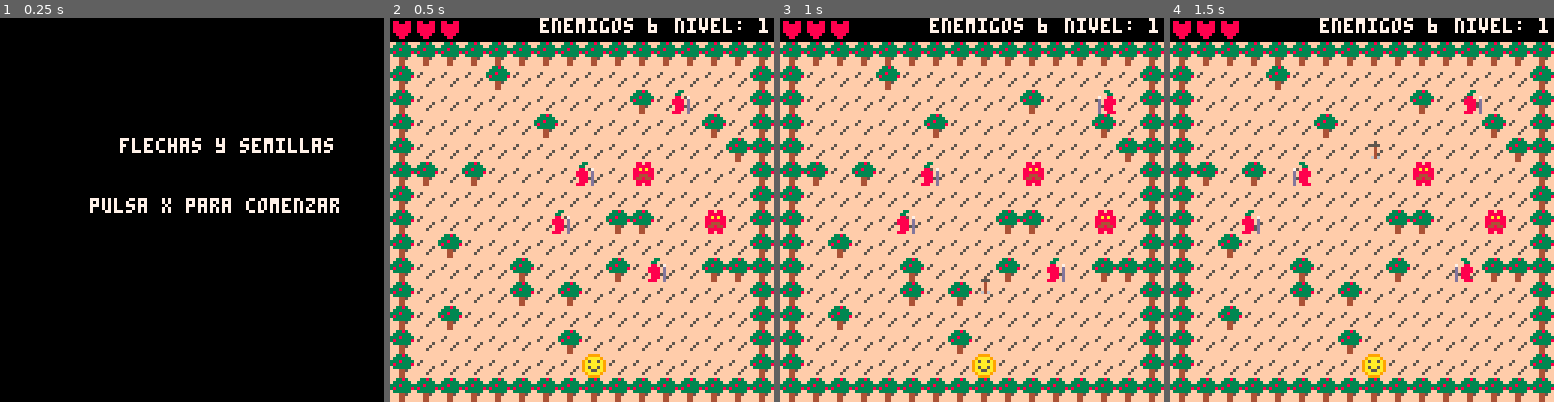
Above: before the commit, frames 1-4 (left to right).
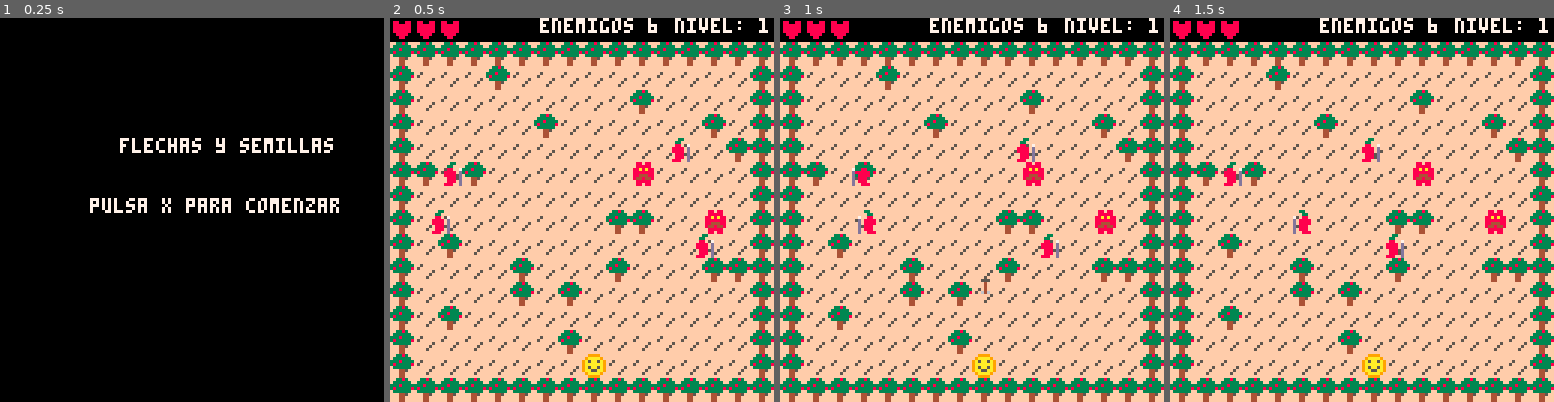
Above: after the commit, the same moments.

Repository: RodrigoS724/trees_archers
Game: PICO-8 cartridge demo.p8
The game is run twice, just before and just after one commit, with the same random seed, the same clock (stepped at 60 frames per second) and the same inputs.
Inputs:
- Up to frame 1 (0.25 s): no input
- Up to frame 2 (0.5 s): tap X (X key) at 0.33 s
- Up to frame 3 (1 s): tap O (Z key) at 0.7 s
- Up to frame 4 (1.5 s): tap X (X key) at 1.07 s

Frame 1 is identical in both runs. In frame 2, 1.5% of the frame differs, in the area x 10-85%, y 18-69%; in frame 3, 1.4%; in frame 4, 1.5%, in the area x 14-82%, y 18-69%.

Commit message:
FIX generacion enemigos

Diff:
--- a/demo.p8
+++ b/demo.p8
@@ -160,20 +160,14 @@
     local x_aleatorio, y_aleatorio
     local intentos = 0
     local max_intentos = 100
-    -- lれとmite de intentos para evitar bucles infinitos
 
     repeat
-        x_aleatorio = flr(rnd(MUNDO_ANCHO - 2)) + 2
-        y_aleatorio = flr(rnd(MUNDO_ALTO - 3)) + 2
+        x_aleatorio = flr(rnd(MUNDO_ANCHO - 4)) + 2
+        y_aleatorio = flr(rnd(MUNDO_ALTO - 4)) + 2
         intentos += 1
 
         local atrapado_horizontal = es_no_transitable(x_aleatorio - 1, y_aleatorio)
                 and es_no_transitable(x_aleatorio + 1, y_aleatorio)
-        -- generar posiciれはn aleatoria dentro del rango vれくlido del mapa
-
-        -- verificar que la posiciれはn no estれた atrapada entre dos bloques no transitables
-
-        -- verificar que la posiciれはn sea transitable y no haya colisiones con otros enemigos
     until not es_no_transitable(x_aleatorio, y_aleatorio)
             and not atrapado_horizontal
             and not ColisionConEnemigos({ x = x_aleatorio, y = y_aleatorio, ancho = self.ancho, alto = self.alto })
@@ -667,6 +661,7 @@
         print("enemigos " .. #enemigos, 50, 0, 7)
         print("nivel: " .. nivel_actual, 95, 0, 7)
         Mundo:Dibujar()
+        local y=0
         if jugador.invencible then
             -- alternar visibilidad del sprite para crear el parpadeo
             if flr(time() / 0.2) % 2 == 0 then
